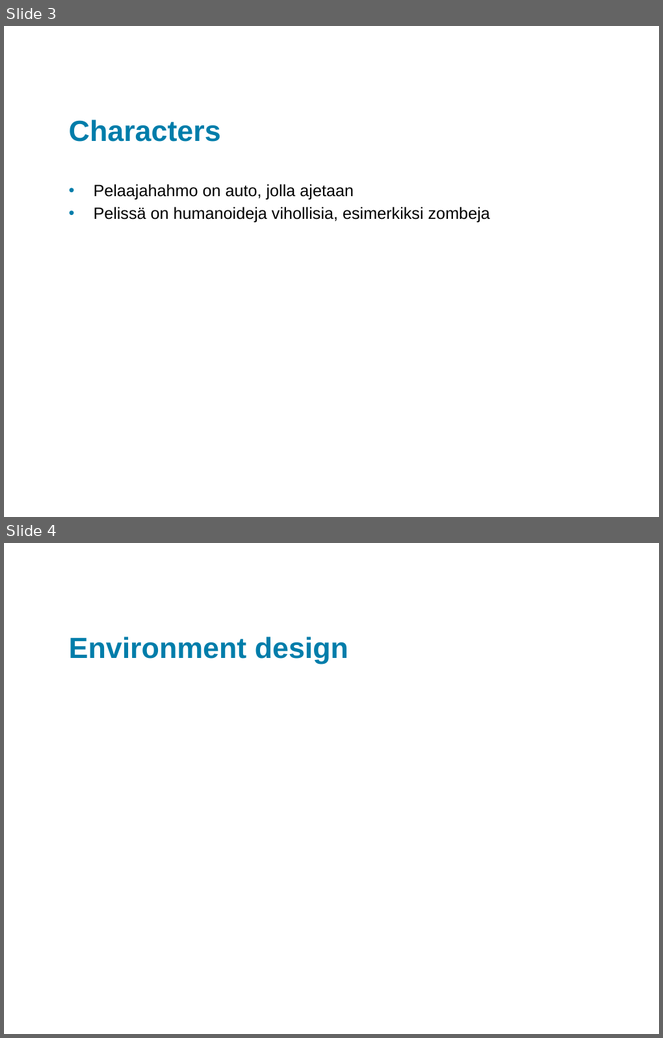
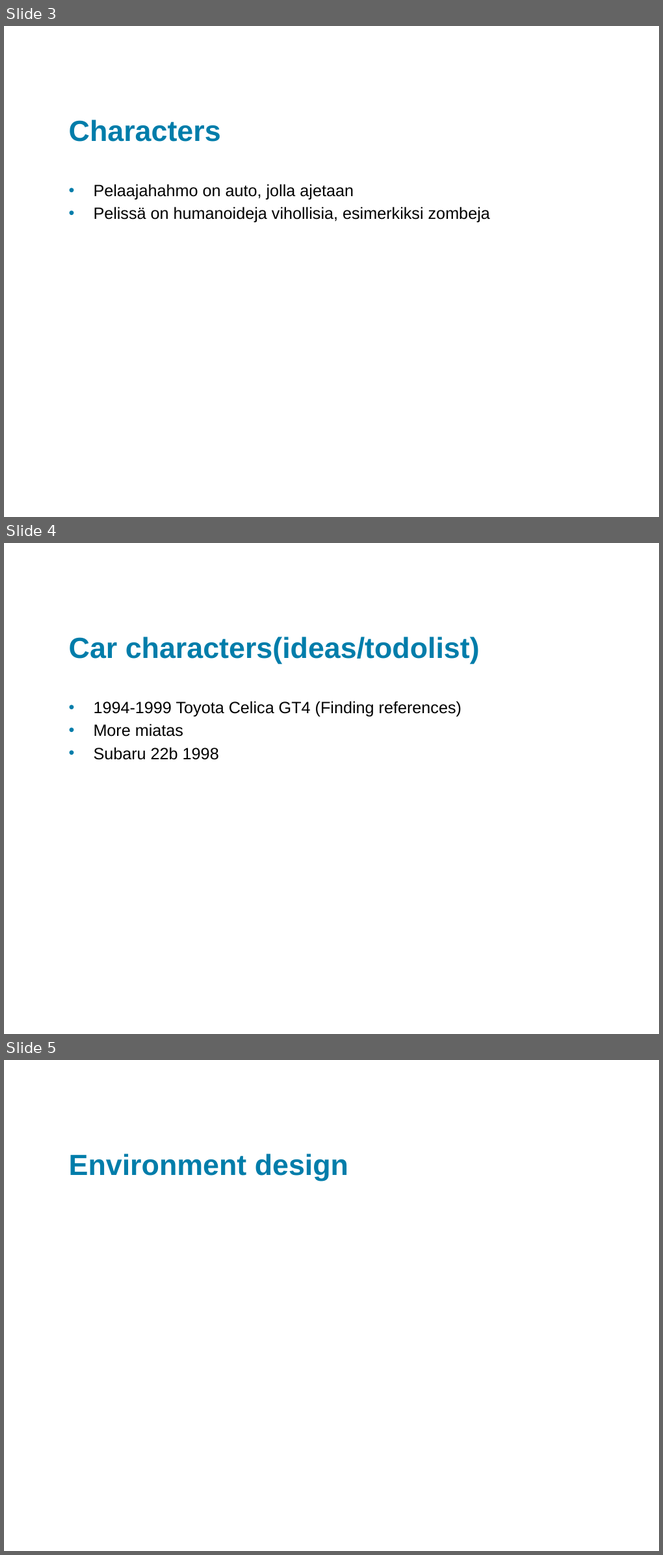
Before and after one commit to ValtteriVepsae/zombie-driving-game, a slide deck: Zombie driving game gdd.pptx. Shown one above the other, each under a label of ours: slides 3 and 4 before the commit, slides 3, 4 and 5 after it. The pictures are 663x1038 and 663x1555 pixels, drawn with LibreOffice and Linux fonts; fonts in the diff are those of the drawing; background and template pictures are left out. Boxes give left, top, right and bottom in pixels: in the first picture for what was removed or moved away, otherwise in the second. Text is boxed around its words. In the diff, an @@ line names an element or a change of style, - is before the commit and + after.

Commit message:
Added car models, celica and references files and added ref pictures

```diff
--- a/Zombie driving game gdd.pptx
+++ b/Zombie driving game gdd.pptx
@@ slide 4 added at (x1=4, y1=543, x2=659, y2=1034), background #FFFFFF @@
@@ title added at (x1=69, y1=637, x2=480, y2=664), 32 pt, text #007DAA, bold @@
+Car characters(ideas/todolist)
@@ text added at (x1=94, y1=701, x2=462, y2=760), 18 pt, text #000000 @@
+• 1994-1999 Toyota Celica GT4 (Finding references)
+• More miatas
+• Subaru 22b 1998
@@ what was slide 4 is now slide 5 @@
```
Also in this commit, not shown: 10 other files.
